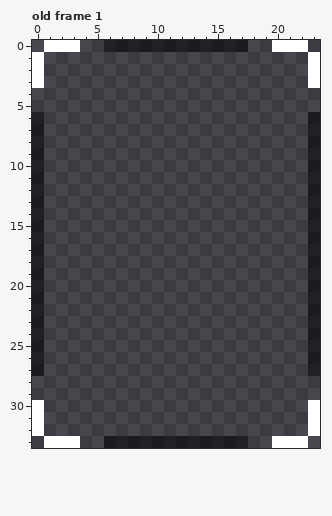
A pixel-art file gets an edit: zs-tcg.godot/assets/textures/ui/target_selector/target_selector.aseprite. The first picture shows the starting point.
24x34 pixels, 3 frames. Shown: old frame 1.
The result:
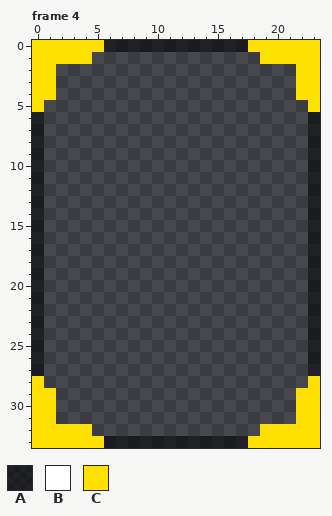
Palette (. is transparent): A #00000089  B #ffffff  C #ffe100
A new or re-ordered frame is compared with the old frame closest to it.
From old to new:
frames 3 -> 4
Frame 4 is new; against old frame 1:
The author put colour C in row 0 at x 0, 4 to 5, 18 to 19 and 23; in row 1 at x 1 to 4 and 19 to 22; in rows 2 to 3 at x 1 and 22; in row 4 at x 0 to 1 and 22 to 23; in row 5 at x 0 and 23; in row 28 at x 0 and 23.
The author put colour C in row 29 at x 0 to 1 and 22 to 23; in rows 30 to 31 at x 1 and 22; in row 32 at x 1 to 4 and 19 to 22; in row 33 at x 0, 4 to 5, 18 to 19 and 23.
Colour B becomes colour C in row 0 at x 1 to 3 and 20 to 22; in rows 1 to 3 at x 0 and 23; in rows 30 to 32 at x 0 and 23; in row 33 at x 1 to 3 and 20 to 22.
